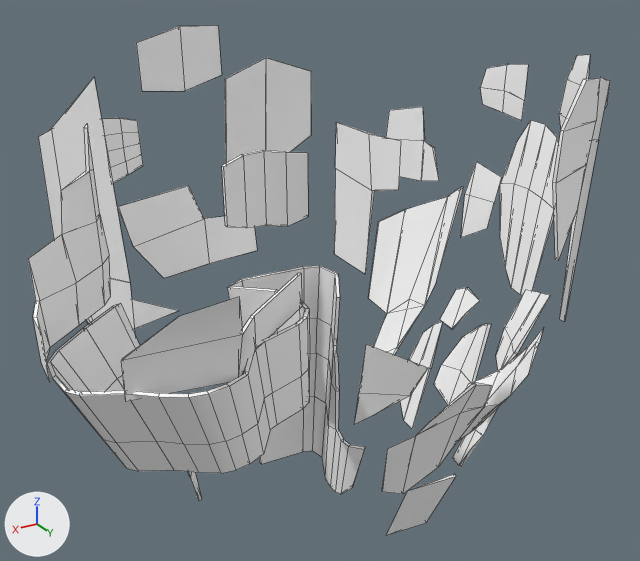
The FBX model Assets/Models/Props/Ecorce/ecorce_full.fbx, before and after one commit.
Rendered twice from a 50 mm camera at (125.4, 225.0, 111.5) aimed at (-7.7, 3.1, 0.6). Every picture has the same lights, and +X, +Y and +Z are marked at lower left. Mesh edges are drawn as thin lines. Where no turn or scale is listed for an object, it has been applied to the vertices. Vertices at the same position are counted once.

The first picture shows 'morceau_ecorce11', 'morceau_ecorce15', 'morceau_ecorce18', 'morceau_ecorce2', 'morceau_ecorce20', 'morceau_ecorce23', 'morceau_ecorce24', 'morceau_ecorce26', 'morceau_ecorce5', 'morceau_ecorce7', 'morceau_ecorce8', 'morceau_ecorce9'.
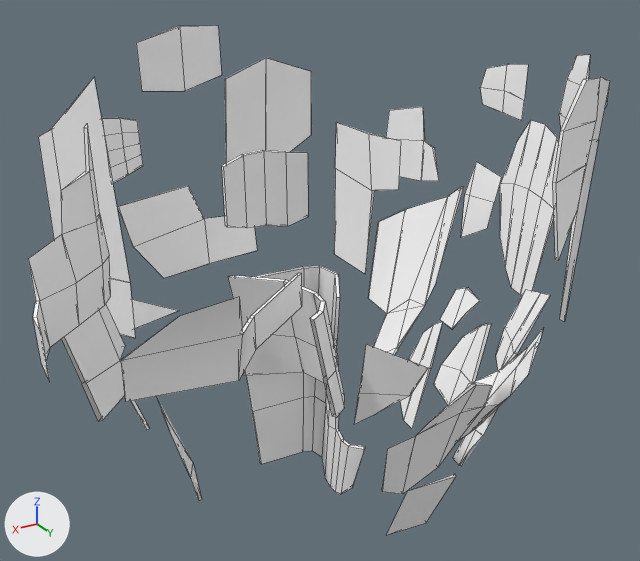
Commit message: changement ecorce pour LD tommy

Changed parts and their boxes [x1, y1, x2, y2] in the pictures (640 x 561 px):
'morceau_ecorce24', reshaped: before [47, 265, 365, 494]; after [61, 265, 365, 494]
part 1 of me_mesh_024, added: after [61, 304, 125, 421]
part 2 of me_mesh_024, cut back: before [47, 279, 310, 473]; after [228, 275, 345, 418]

What the commit changed:
me_mesh_024 is used by ob_morceau_ecorce24; location (42.2, 37.3, -22.2).
me_mesh_024 had 200 vertices, 198 faces and spanned x -44.6..44.6, y -30.2..30.2, z -34.7..34.7.
me_mesh_024 now has 122 vertices, 114 faces and spans x -44.6..37.7, y -35.1..14.7, z -34.7..37.1.
me_mesh_024 part 1: a new loose piece of 16 vertices spanning x 15.2..37.7, y -35.1..-15.3, z 2.1..37.1, in mat_lambert4 (its picture is missing).
Part 2, on me_mesh_024:
100 vertices are removed from x -21.3..44.6, y -29.9..30.2, z 4.8..34.7.
102 faces are deleted.
30 vertices move from x -28.0..-11.6, y -23.9..7.8, z 4.7..34.3 to x -38.4..-12.5, y -26.5..11.7, z 1.9..36.9.
6 vertices are added at (-29.1, 9.4, 2.1), (-18.7, 14.7, 36.9), (-24.8, 11.5, 16.4), (-28.5, 8.2, 2.3), (-18.3, 13.7, 37.0), (-24.3, 10.4, 16.5).
6 new faces join them.
